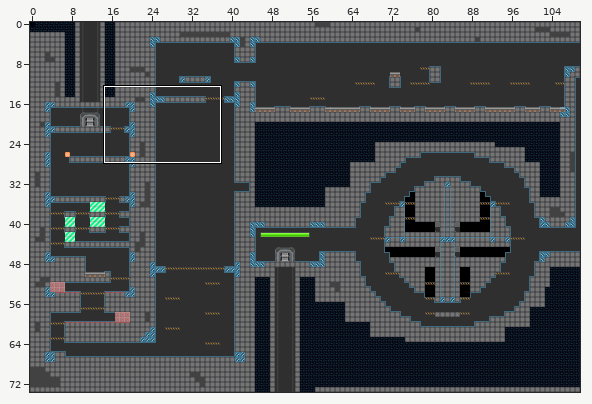
Level history. Tiled map: proj/assets/dat/level7.tmx. The first picture is a wide view before the edit; the outline marks the close-up.
Close-up. Before the commit:
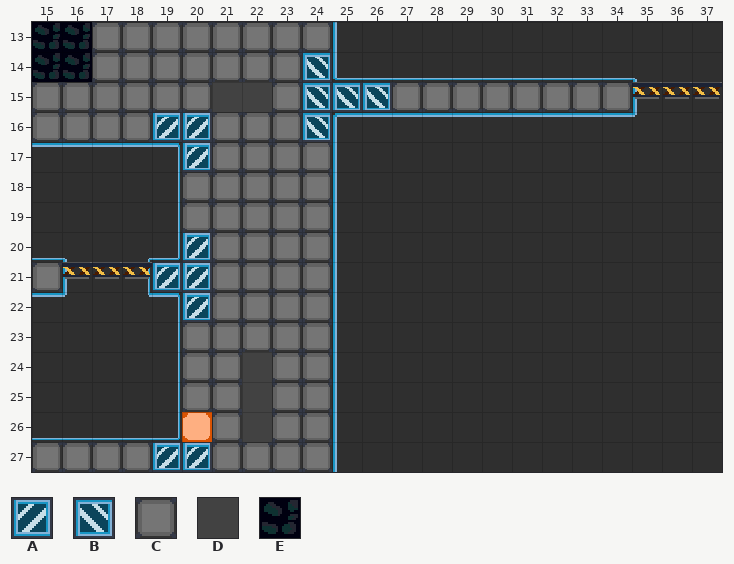
Cells are 20x20 px. Shown: x 15..37, y 13..27. The commit also changed other parts of the map, which this record leaves out.
Key: from "defTile": A 19, B 19 turned 90, C 20, D 22, E 38.
_ is an empty cell, # one hidden under a higher layer.
Layers that did not change in this view are not listed.
Layer "tile" before, first column x 15:
13 EECCCCCCCC_____________
14 EECCCCCCCB_____________
15 CCCCCCDDCBBBCCCCCCCC___
16 CCCCAACCCB_____________
17 _____ACCCC_____________
18 _____CCCCC_____________
19 _____CCCCC_____________
20 _____ACCCC_____________
21 C___AACCCC_____________
22 _____ACCCC_____________
23 _____CCCCC_____________
24 _____CCDCC_____________
25 _____CCDCC_____________
26 _____#CDCC_____________
27 CCCCAACCCC_____________
Once edited:
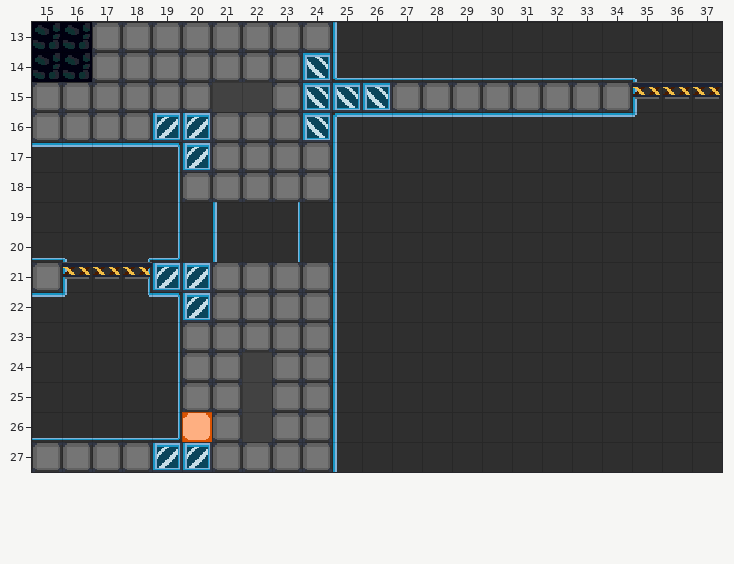
Edits made:
Layer "tile":
y 19: x 20..24 CCCCC -> _____
y 20: x 20..24 ACCCC -> _____
